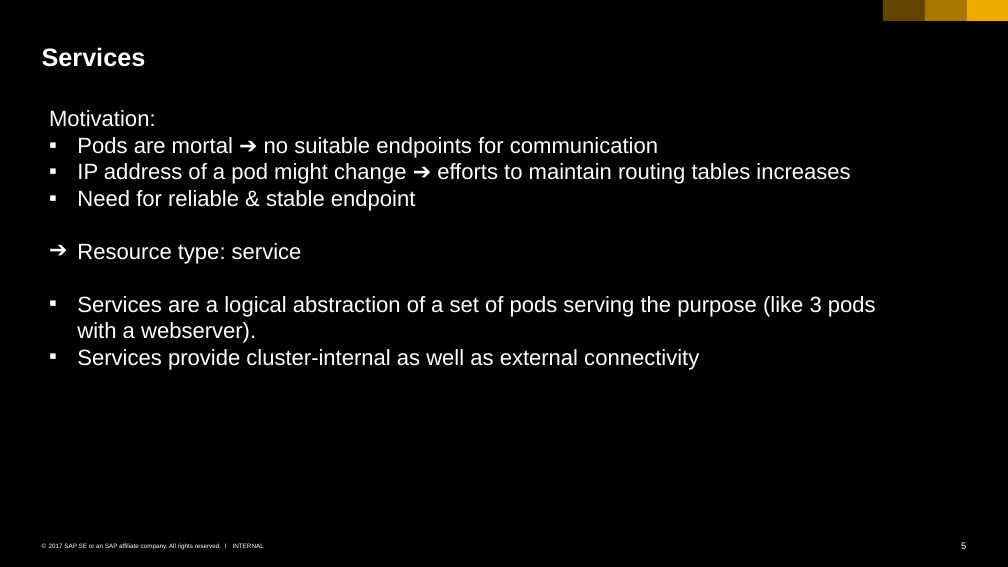
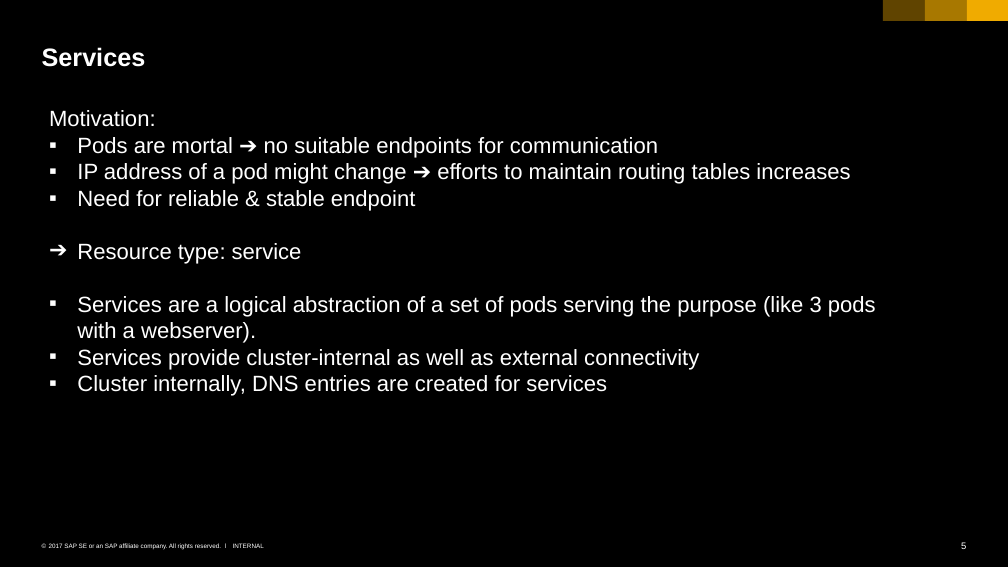
Before and after one commit to cuijiyao01/docker-k8s-training, a slide deck: slide 5 of kubernetes/04_networking_services.pptx. Drawn at 1008x567 pixels with LibreOffice and Linux fonts; fonts in the diff are those of the drawing. Boxes give left, top, right and bottom in pixels: in the first picture for what was removed or moved away, otherwise in the second. Text is boxed around its words. In the diff, an @@ line names an element or a change of style, - is before the commit and + after.

Commit message:
more details on clusterIP services and how to use their dns names

```diff
--- a/kubernetes/04_networking_services.pptx
+++ b/kubernetes/04_networking_services.pptx
@@ text at (77, 375, 607, 396): paragraph added @@
+▪ Cluster internally, DNS entries are created for services
```
Also in this commit, not shown: 1 slide added, 1 other file.
